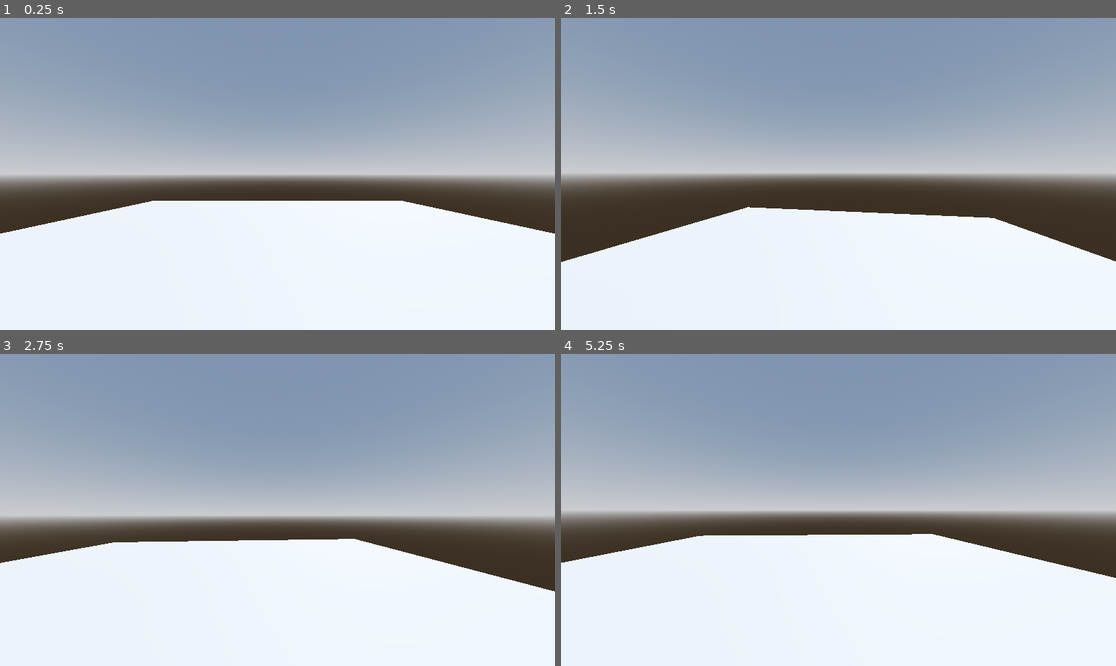
Above: before the commit, frames 1-4 (two rows, left to right).
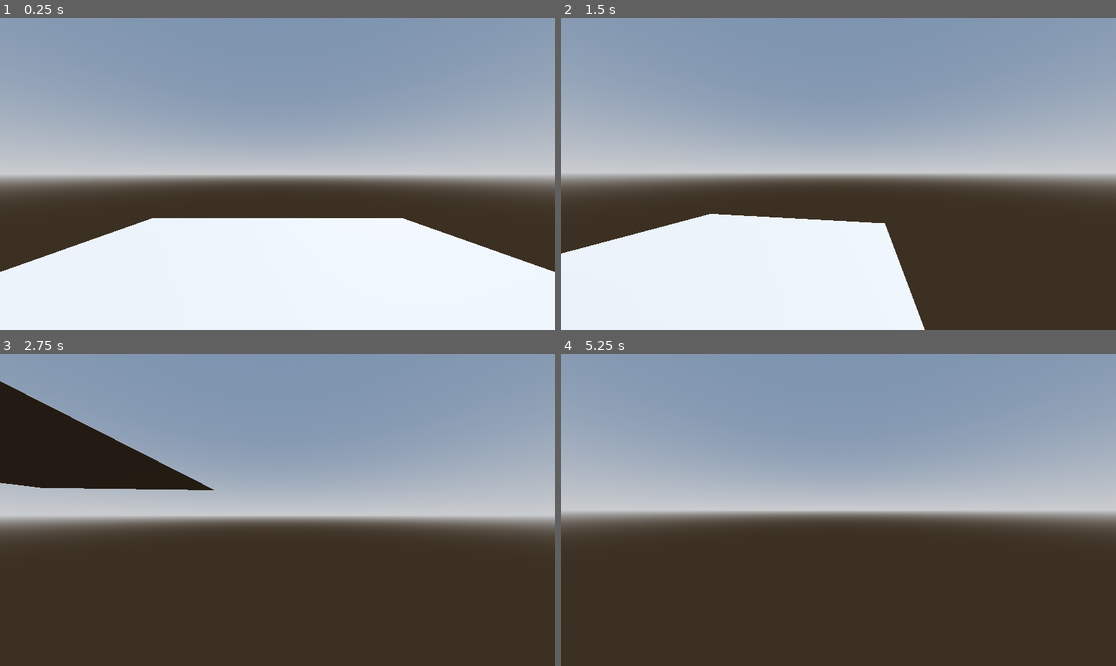
Above: after the commit, the same moments.

Repository: gammateg/3d-fps
Game: Godot game, scene res://main.tscn
The game is run twice, just before and just after one commit, with the same random seed, the same clock (stepped at 60 frames per second) and the same inputs.
Inputs (mouse positions are in pixels of both pictures, inside the frame that each line leads up to):
- Up to frame 1 (0.25 s): no input
- Up to frame 2 (1.5 s): move the mouse to (866, 174) at 0.52 s; hold D (right) 0.53-1.28 s; tap W (front) at 0.6 s; tap Space (jump) at 0.77, 0.8, 1.07, 1.35 s; move the mouse to (810, 174) at 1.27 s; hold S (back) from 1.28 s (still down)
- Up to frame 3 (2.75 s): tap Space (jump) at 1.52, 1.82, 2.3 s; tap W (front) at 1.55, 2.1 s; move the mouse to (288, 503) at 2.02 s; release S (back) at 2.03 s; hold D (right) from 2.03 s (still down)
- Up to frame 4 (5.25 s): move the mouse to (832, 516) at 2.77 s; tap W (front) at 2.85, 4.35, 5.1 s; tap Space (jump) at 3.02, 3.32, 3.6, 3.77, 4.07, 4.52, 4.82 s; move the mouse to (877, 513) at 3.52 s; release D (right) at 3.53 s; hold A (left) 3.53-5.03 s; move the mouse to (794, 506) at 4.27 s; move the mouse to (844, 510) at 5.02 s; hold S (back) from 5.03 s (still down)

The runs differ from the first frame. In frame 1, 7.4% of the frame differs, in the area x 0-100%, y 58-82%; in frame 2, 14%; in frame 3, 43%, in the area x 0-100%, y 8-100%; in frame 4, 39%.

Commit message:
fps controller

Diff:
--- a/scripts/player.gd
+++ b/scripts/player.gd
@@ -3,19 +3,24 @@
 @export var speed = 10
 @export var sens = 0.003
 @export var gravity = 9.8
-@export var jump_force = 100.0
+@export var jump_force = 7.0
 
 func _ready() -> void:
 	Input.mouse_mode = Input.MOUSE_MODE_CAPTURED
 
 func _physics_process(delta: float) -> void:
-	velocity.y -= gravity
-	var dir = Input.get_vector("left","right","back","front")
+	var input_dir = Input.get_vector("left","right","back","front")
+	var dir = transform.basis * Vector3(input_dir.x, 0, -input_dir.y).normalized() * speed
 
-	velocity = transform.basis * Vector3(dir.x, velocity.y, -dir.y).normalized() * speed
+	velocity.x = dir.x
+	velocity.z = dir.z
+
+	velocity.y -= gravity * delta
 
 	if (Input.is_action_just_pressed("jump") and is_on_floor()):
 		velocity.y = jump_force
+
+	print(velocity)
 
 	move_and_slide()
 
